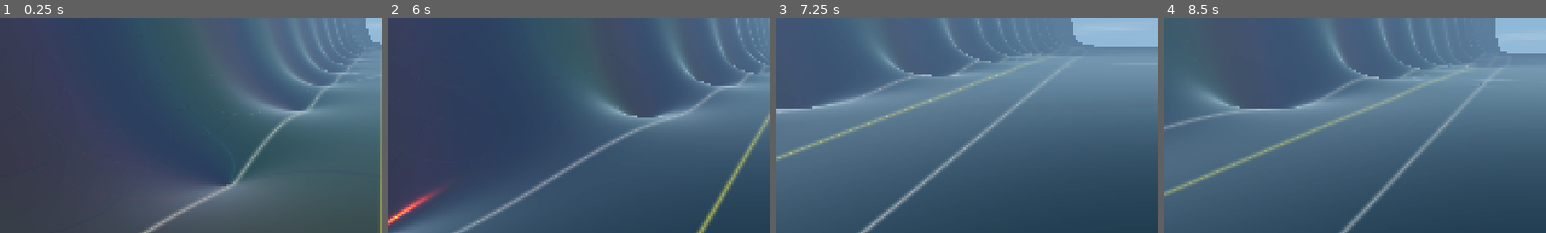
Above: before the commit, frames 1-4 (left to right).
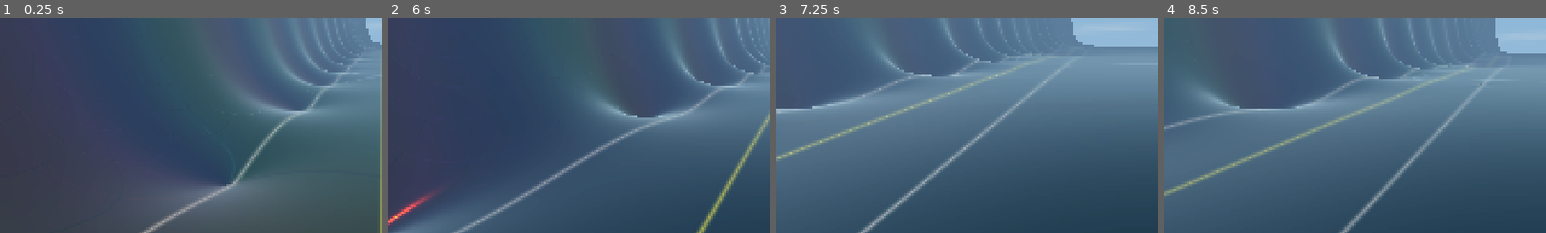
Above: after the commit, the same moments.

Repository: allanino/complex-functions-explorer
Game: Godot game, scene res://core/main.tscn
The game is run twice, just before and just after one commit, with the same random seed, the same clock (stepped at 60 frames per second) and the same inputs.
Inputs (mouse positions are % of the whole screen's width and height, from its top left):
- Up to frame 1 (0.25 s): no input
- Up to frame 2 (6 s): tap Enter at 0.5 s; move the mouse to (55, 50) at 0.52 s; hold W (move_forward) 0.53-5.78 s; tap G at 0.6, 5.85 s; click (55, 50) at 0.67 s; tap Space at 0.77, 1.52, 3.02, 3.77, 4.52 s; move the mouse to (45, 50) at 1.27 s; tap N at 1.35 s; move the mouse to (52, 48) at 2.02 s; tap C at 2.1 s; move the mouse to (49, 52) at 2.77 s; tap Z at 2.85 s; click (49, 52) at 2.92 s; move the mouse to (57, 51) at 3.52 s; tap R at 3.6 s; move the mouse to (42, 49) at 4.27 s; tap Shift at 4.35 s; move the mouse to (51, 50) at 5.02 s; hold Ctrl 5.03-5.78 s; click (51, 50) at 5.17 s; move the mouse to (46, 48) at 5.77 s; hold D (move_right) from 5.78 s (still down)
- Up to frame 3 (7.25 s): tap Space at 6.02, 6.77 s; move the mouse to (55, 50) at 6.52 s; release D (move_right) at 6.53 s; hold W (move_forward) from 6.53 s (still down); tap N at 6.6 s
- Up to frame 4 (8.5 s): keep holding W (move_forward); move the mouse to (45, 50) at 7.27 s; tap C at 7.35 s; click (45, 50) at 7.42 s; tap Space at 7.52 s; move the mouse to (52, 48) at 8.02 s; tap Z at 8.1 s
The pictures show only the part of the screen within x 0-50%, y 45-95%; the shares and areas given below are measured in that part.

The runs differ from the first frame. In frame 2, 0.3% of the frame differs, in the area x 0-12%, y 81-97%; in frame 3, less than 0.1%; in frame 4, less than 0.1%.

Commit message:
chore: reduce directional light energy and specular intensity

Diff:
--- a/environment/environment.tscn
+++ b/environment/environment.tscn
@@ -35,8 +35,8 @@
 [node name="DirectionalLight3D" type="DirectionalLight3D" parent="."]
 transform = Transform3D(1, 0, 0, 0, 0, 1, 0, -1, 0, 0, 0, 0)
 shadow_enabled = false
-light_energy = 7.667
-light_specular = 1.82
+light_energy = 2.5
+light_specular = 0.8
 directional_shadow_blend_splits = false
 directional_shadow_max_distance = 250.0
 
